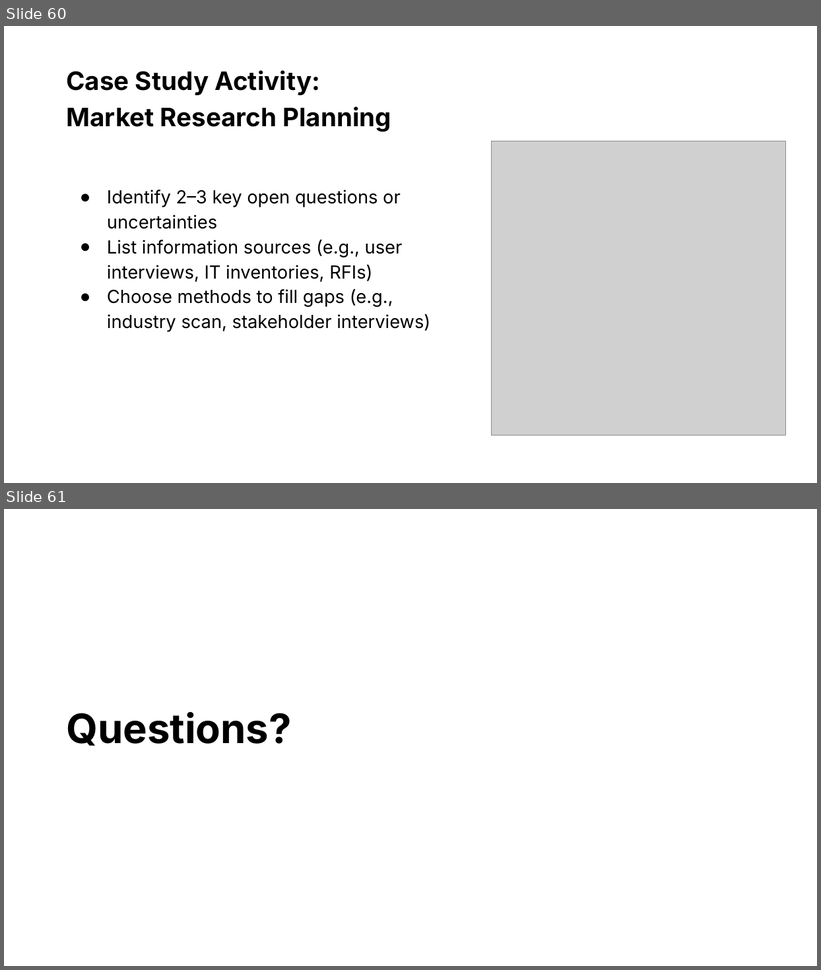
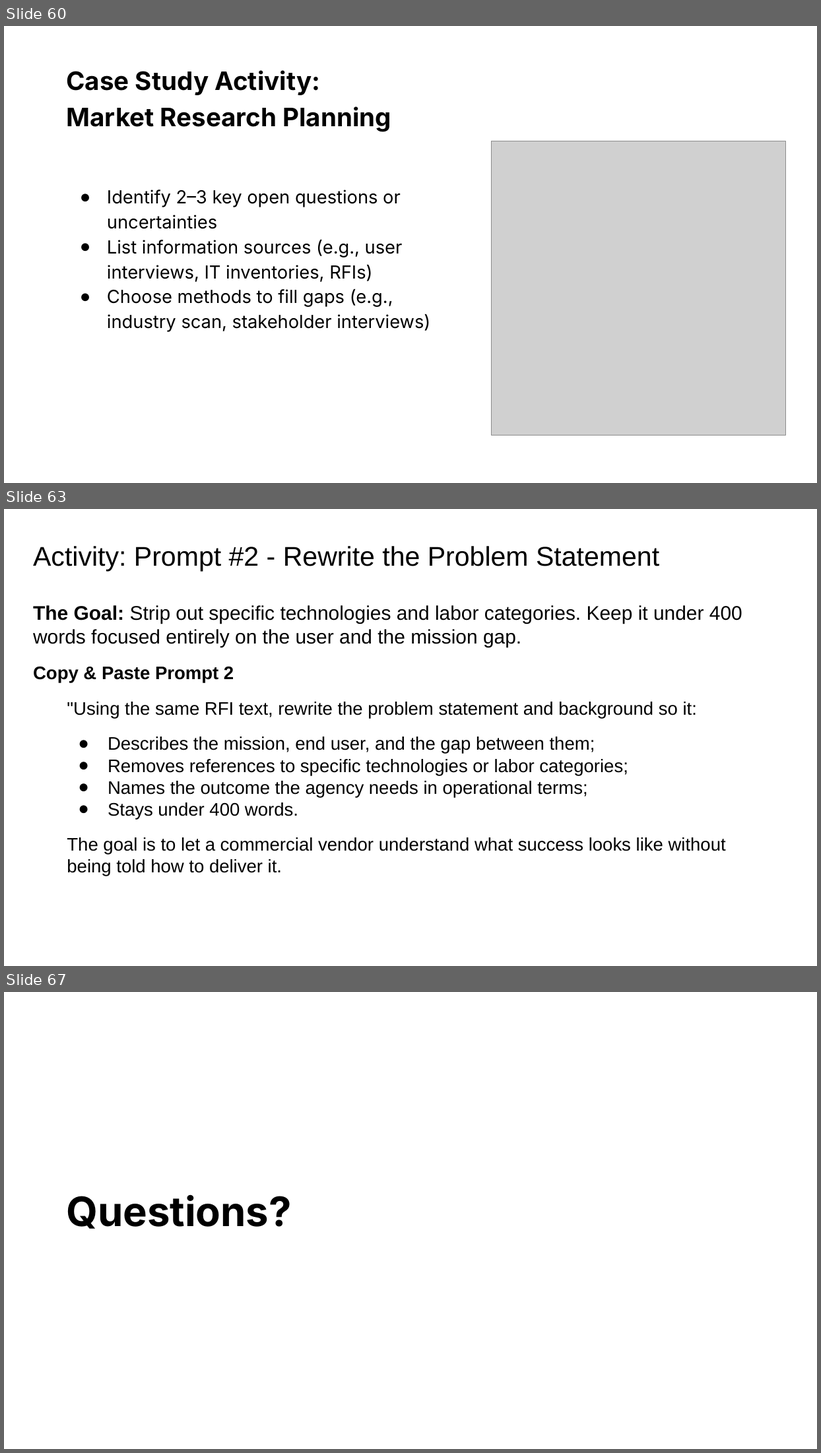
Before and after one commit to usds/ditap-curriculum-update, a slide deck: 3_Curriculum/3A_DITAP-Core-Curriculum/Module-2/In-Class Materials/1_Module 2 Presentation.pptx. Shown one above the other, each under a label of ours: slides 60 and 61 before the commit, slides 60, 63 and 67 after it; the slides between them are not shown. The pictures are 821x970 and 821x1453 pixels, drawn with LibreOffice and Linux fonts; fonts in the diff are those of the drawing; grey boxes stand for pictures. Boxes give left, top, right and bottom in pixels: in the first picture for what was removed or moved away, otherwise in the second. Text is boxed around its words. In the diff, an @@ line names an element or a change of style, - is before the commit and + after.

Commit message:
Add files via upload
Updating slides to correspond to the updated Activity: Signal or Noise? Evaluating RFIs with AI activity

```diff
--- a/3_Curriculum/3A_DITAP-Core-Curriculum/Module-2/In-Class Materials/1_Module 2 Presentation.pptx
+++ b/3_Curriculum/3A_DITAP-Core-Curriculum/Module-2/In-Class Materials/1_Module 2 Presentation.pptx
@@ slide 63 added at <box>4,509,817,966</box>, background #FFFFFF @@
@@ title added at <box>33,546,659,572</box>, 24 pt, text #000000 @@
+Activity: Prompt #2 - Rewrite the Problem Statement
@@ text added at <box>33,605,743,877</box>, 16.1 pt, text #000000 @@
+The Goal: Strip out specific technologies and labor categories. Keep it under 400 words focused entirely on the user and the mission gap.
+Copy & Paste Prompt 2
+"Using the same RFI text, rewrite the problem statement and background so it:
+● Describes the mission, end user, and the gap between them;
+● Removes references to specific technologies or labor categories;
+● Names the outcome the agency needs in operational terms;
+● Stays under 400 words.
+The goal is to let a commercial vendor understand what success looks like without being told how to deliver it.
@@ what was slide 61 is now slide 67 @@
```
Also in this commit, not shown: 5 other slides added.
